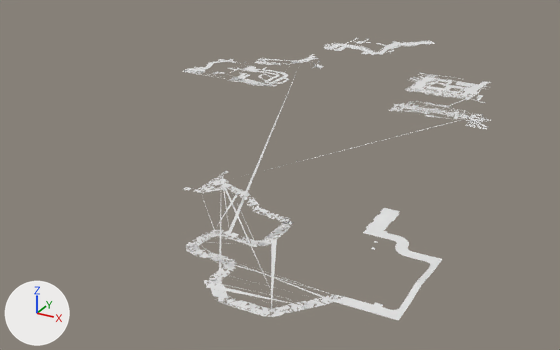
A saved change to the glTF model p3djson2gltf/intersect_add_normals/l1_int_types.gltf.
The view is the same before and after, from a 50 mm lens placed at (670.0, -1194.0, 480.0), pointed at (19.0, -10.0, -112.0). The axes (+X, +Y, +Z) are drawn at lower left. The lights are the same throughout. Vertices at the same position are counted once.

Objects in the first picture: 'Dirt', 'Grass', 'Road'.
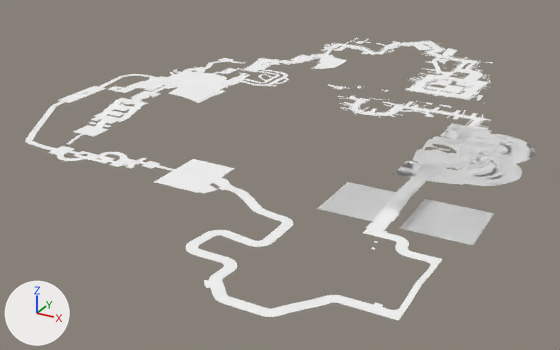
Where the change shows, as pixel boxes [x1, y1, x2, y2] in the pictures (560 x 350 px; the box of a moved part takes in the faces that stretch with it):
'Grass', reshaped (65% wider): before [183, 58, 489, 317]; after [30, 58, 535, 317]
'Road', reshaped: before [323, 38, 491, 321]; after [25, 38, 491, 321]
'Dirt', reshaped (108% wider, 153% taller): before [189, 54, 324, 83]; after [211, 43, 493, 118]
part 1 of me_road, added: after [382, 74, 485, 213]
part 2 of me_road, added: after [115, 69, 240, 103]
part 3 of me_road, added: after [25, 133, 175, 171]
part 4 of me_road, recoloured: [323, 38, 491, 321] in both
part 5 of me_grass, added: after [317, 123, 535, 245]
part 6 of me_grass, built on: after [30, 58, 292, 137]
part 7 of me_grass, cut back: before [405, 75, 485, 103]; after [434, 76, 444, 79]
part 8 of me_grass, added: after [154, 159, 235, 189]
part 9 of me_grass, recoloured: [183, 58, 488, 317] in both
part 10 of me_dirt, added: after [414, 43, 493, 82]
part 11 of me_dirt, moved or reshaped: before [189, 59, 289, 83]; after [221, 49, 346, 74]
part 12 of me_dirt, added: after [328, 84, 403, 118]
part 13 of me_dirt, recoloured: [211, 54, 324, 75] in both

What the commit changed:
Material 'Material_0' (mat_material_0) is new.
Its base color is (1.0, 1.0, 1.0) (white #ffffff).
Its metallic is 1.0.
Its roughness is 1.0.
me_road is used by ob_road; location (0.0, 0.0, 0.0).
me_road had 4266 vertices, 6638 faces and spanned x -146.0..441.0, y -512.0..685.0, z -2.0..13.0.
me_road now has 11653 vertices, 19926 faces and spans x -354.0..471.0, y -512.0..685.0, z -27.0..21.0.
me_road part 1: 4157 vertices added at x 159.0..471.0, y -264.0..406.0, z -27.0..15.0.
me_road part 2: 2510 vertices added at x -354.0..-153.0, y -58.0..158.0, z 1.0..21.0.
me_road part 3: 717 vertices added at x -334.0..-13.0, y -337.0..-245.0, z -8.0..1.0.
me_road part 4: 6606 faces spanning x -146.0..441.0, y -512.0..685.0, z -2.0..13.0 switch from no material to mat_material_0 (white #ffffff).
me_grass is used by ob_grass; location (0.0, 0.0, 0.0).
me_grass had 3657 vertices, 4628 faces and spanned x -324.0..371.0, y -583.0..400.0, z -10.0..8.0.
me_grass now has 9895 vertices, 16201 faces and spans x -422.0..471.0, y -583.0..400.0, z -27.0..32.0.
me_grass part 5: 3622 vertices added at x 220.0..471.0, y -264.0..104.0, z -27.0..15.0.
me_grass part 6: 1 vertex moved within x -195.0, y 320.0, z 0.0; 2638 vertices added at x -422.0..-80.0, y -283.0..360.0, z -10.0..32.0.
me_grass part 7: 403 vertices removed from x 159.0..326.0, y 249.0..400.0, z 0.0..6.0; 27 vertices added at x 187.0..200.0, y 380.0..400.0, z 0.0..1.0.
me_grass part 8: 376 vertices added at x -13.0..67.0, y -349.0..-245.0, z 0.0.
me_grass part 9: 1992 faces spanning x -324.0..371.0, y -583.0..400.0, z -10.0..8.0 switch from no material to mat_material_0 (white #ffffff).
me_dirt is used by ob_dirt; location (0.0, 0.0, 0.0).
me_dirt had 1531 vertices, 2212 faces and spanned x -324.0..-80.0, y 158.0..420.0, z -12.0..14.0.
me_dirt now has 4361 vertices, 6578 faces and spans x -301.0..293.0, y 64.0..670.0, z -12.0..12.0.
me_dirt part 10: 2179 vertices added at x 47.0..293.0, y 406.0..670.0, z -6.0..5.0.
me_dirt part 11: 2 vertices moved within x -289.0..-128.0, y 240.0, z -2.0..5.0; 633 vertices removed from x -324.0..-87.0, y 180.0..349.0, z -3.0..5.0; 572 vertices added at x -260.0..-55.0, y 180.0..474.0, z -12.0..7.0.
me_dirt part 12: 843 vertices added at x 9.0..215.0, y 64.0..240.0, z 3.0..7.0.
me_dirt part 13: 955 faces spanning x -301.0..-80.0, y 186.0..420.0, z -12.0..12.0 switch from no material to mat_material_0 (white #ffffff).
